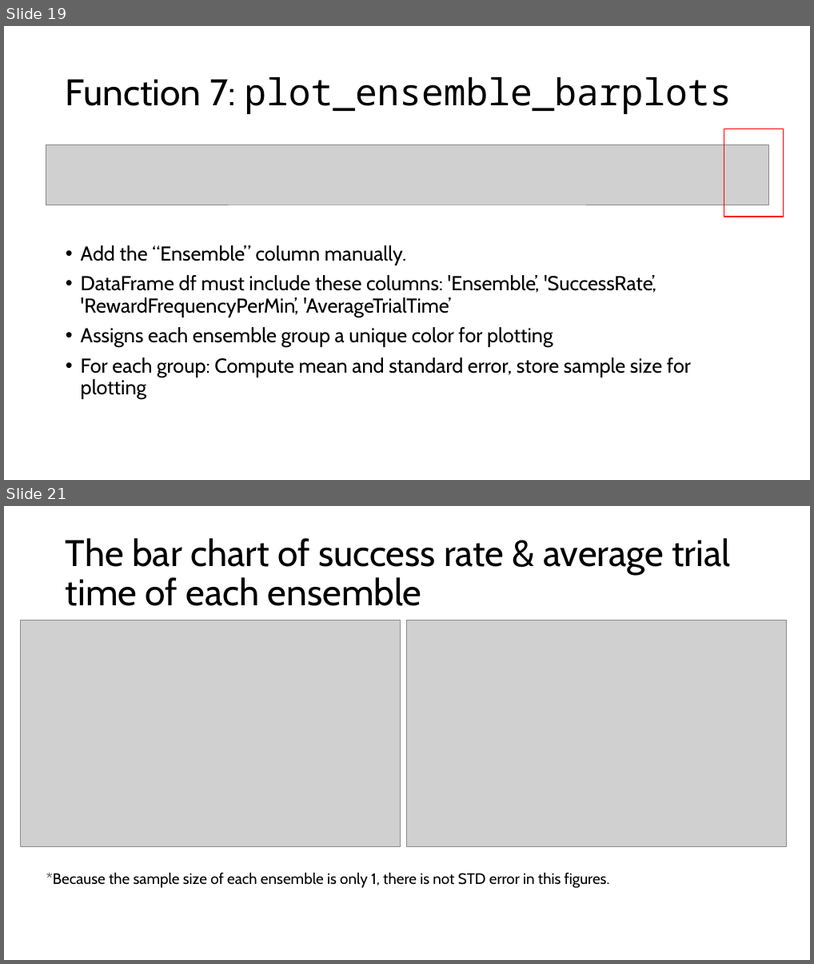
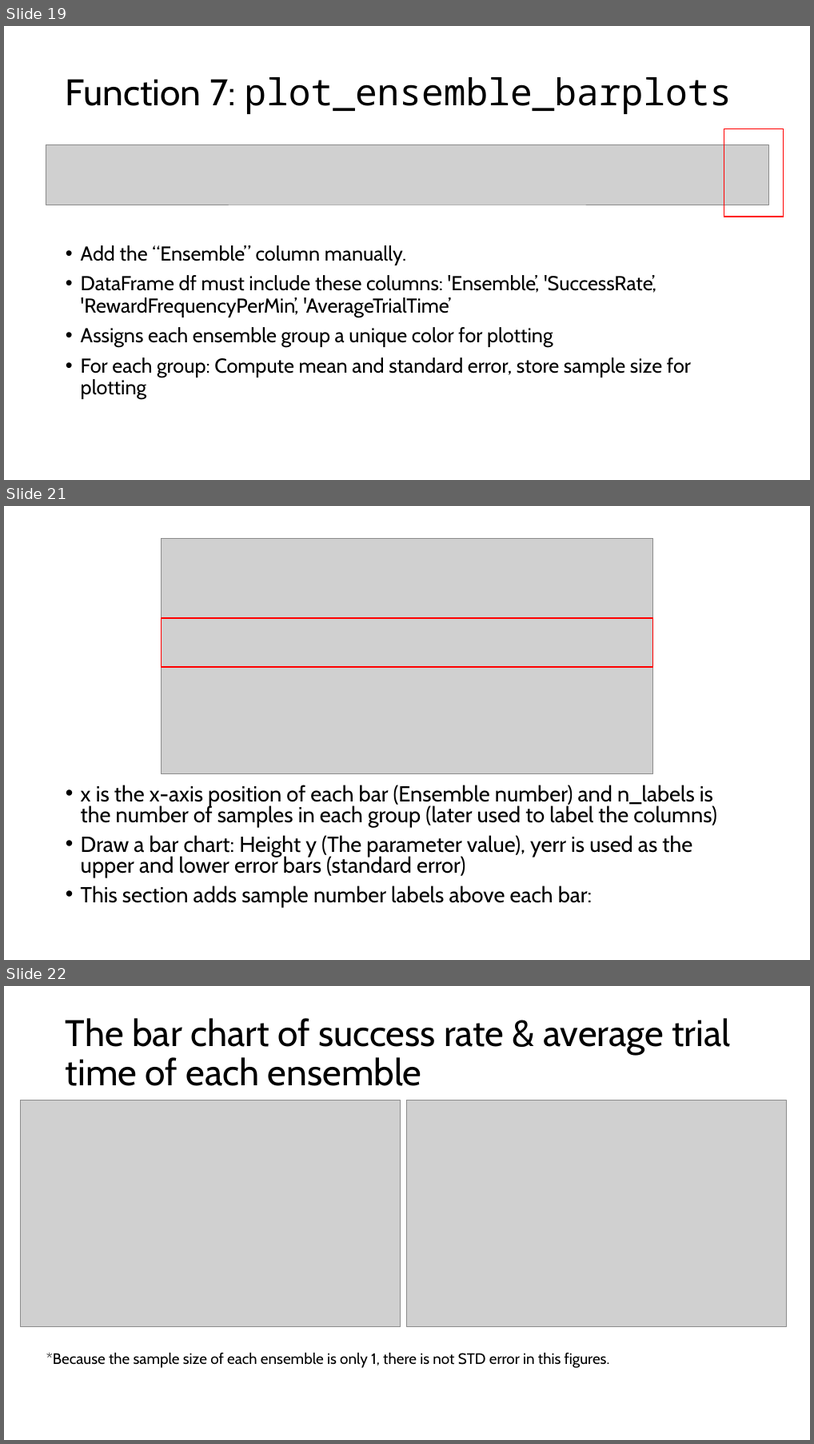
Before and after one commit to ChuehSY/FinalProject_ComSkillNeuro, a slide deck: Final presentation.pptx. Shown one above the other, each under a label of ours: slides 19 and 21 before the commit, slides 19, 21 and 22 after it; the slides between them are not shown. The pictures are 814x964 and 814x1444 pixels, drawn with LibreOffice and Linux fonts; fonts in the diff are those of the drawing; grey boxes stand for pictures. Boxes give left, top, right and bottom in pixels: in the first picture for what was removed or moved away, otherwise in the second. Text is boxed around its words. In the diff, an @@ line names an element or a change of style, - is before the commit and + after.

```diff
--- a/Final presentation.pptx
+++ b/Final presentation.pptx
@@ slide 21 added at (4, 506, 810, 960), background #FFFFFF @@
@@ picture added at (162, 538, 654, 774) @@
@@ rectangle added at (162, 618, 654, 667), outline #FF0000 1.5 pt @@
@@ text added at (81, 784, 718, 907), 25.9 pt, text #000000 @@
+• x is the x-axis position of each bar (Ensemble number) and n_labels is the number of samples in each group (later used to label the columns)
+• Draw a bar chart: Height y (The parameter value), yerr is used as the upper and lower error bars (standard error)
+• This section adds sample number labels above each bar:
@@ what was slide 21 is now slide 22 @@
```
Also in this commit, not shown: 10 slides changed, 1 other file.
